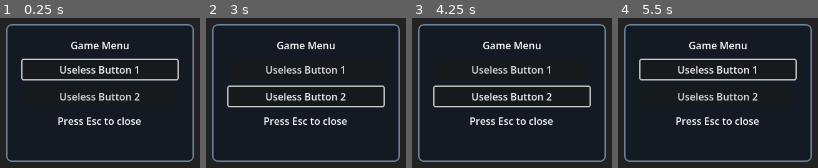
Above: before the commit, frames 1-4 (left to right).
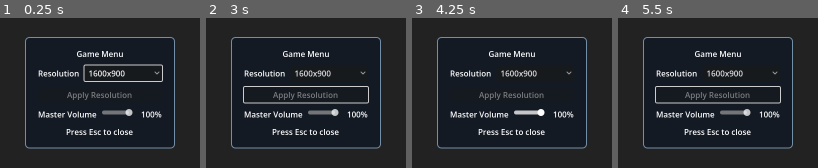
Above: after the commit, the same moments.

Repository: NoeRoberties/Odomat
Game: Godot game, scene res://Scenes/UI/InGameMenu/InGameMenu.tscn
Same seed, same stepped clock (60 frames per second), same inputs: the game is played once before the commit and once after it. This scene is started directly instead of the project's main scene.
Inputs (mouse positions are in pixels of both pictures, inside the frame that each line leads up to):
- Up to frame 1 (0.25 s): no input
- Up to frame 2 (3 s): click (306, 69) at 0.5 s, where only the run before the commit has a clickable "Useless Button 1"; click (330, 73) at 1.25 s, where only the run after the commit has a clickable "1600x900"; click (306, 96) at 2 s, where only the run before the commit has a clickable "Useless Button 2"; tap Enter at 2.75 s; move the mouse to (outside the picture) at 2.77 s; hold D (move_right) from 2.78 s (still down); hold Shift (dash) from 2.78 s (still down)
- Up to frame 3 (4.25 s): tap Space (interact_npc) at 3.5, 3.6 s; move the mouse to (outside the picture) at 3.52 s; release D (move_right) at 3.53 s; release Shift (dash) at 3.53 s; hold S (move_down) from 3.53 s (still down)
- Up to frame 4 (5.5 s): tap Enter at 4.25 s; move the mouse to (outside the picture) at 4.27 s; release S (move_down) at 4.28 s; press the mouse at (outside the picture) at 4.28 s; hold D (move_right) 4.28-5.03 s; tap Space (interact_npc) at 5 s; move the mouse to (outside the picture) at 5.02 s; release the mouse at (outside the picture) at 5.03 s; hold W (move_up) from 5.03 s (still down); tap Shift (dash) at 5.1 s

The runs differ from the first frame. In frame 1, 18% of the frame differs, in the area x 3-97%, y 4-96%; in frame 2, 18%; in frame 3, 17%; in frame 4, 18%.

Commit message:
[ADD] working resolution option in in game menu + [ADD] theoritical working sound volum option in ingame menu

Diff:
--- a/godot-project/odomat/Scenes/UI/InGameMenu/InGameMenu.tscn
+++ b/godot-project/odomat/Scenes/UI/InGameMenu/InGameMenu.tscn
@@ -58,20 +58,53 @@
 text = "Game Menu"
 horizontal_alignment = 1
 
-[node name="ButtonOne" type="Button" parent="CenterContainer/PanelContainer/MarginContainer/VBoxContainer"]
+[node name="ResolutionRow" type="HBoxContainer" parent="CenterContainer/PanelContainer/MarginContainer/VBoxContainer"]
+layout_mode = 2
+theme_override_constants/separation = 10
+
+[node name="ResolutionLabel" type="Label" parent="CenterContainer/PanelContainer/MarginContainer/VBoxContainer/ResolutionRow"]
+layout_mode = 2
+text = "Resolution"
+
+[node name="ResolutionSelector" type="OptionButton" parent="CenterContainer/PanelContainer/MarginContainer/VBoxContainer/ResolutionRow"]
 unique_name_in_owner = true
 layout_mode = 2
-text = "Useless Button 1"
+size_flags_horizontal = 3
 
-[node name="ButtonTwo" type="Button" parent="CenterContainer/PanelContainer/MarginContainer/VBoxContainer"]
+[node name="ApplyResolutionButton" type="Button" parent="CenterContainer/PanelContainer/MarginContainer/VBoxContainer"]
 unique_name_in_owner = true
 layout_mode = 2
-text = "Useless Button 2"
+text = "Apply Resolution"
+
+[node name="VolumeRow" type="HBoxContainer" parent="CenterContainer/PanelContainer/MarginContainer/VBoxContainer"]
+layout_mode = 2
+theme_override_constants/separation = 10
+
+[node name="VolumeLabel" type="Label" parent="CenterContainer/PanelContainer/MarginContainer/VBoxContainer/VolumeRow"]
+layout_mode = 2
+text = "Master Volume"
+
+[node name="VolumeSlider" type="HSlider" parent="CenterContainer/PanelContainer/MarginContainer/VBoxContainer/VolumeRow"]
+unique_name_in_owner = true
+layout_mode = 2
+size_flags_horizontal = 3
+min_value = 0.0
+max_value = 100.0
+step = 1.0
+value = 100.0
+
+[node name="VolumeValueLabel" type="Label" parent="CenterContainer/PanelContainer/MarginContainer/VBoxContainer/VolumeRow"]
+unique_name_in_owner = true
+layout_mode = 2
+text = "100%"
+custom_minimum_size = Vector2(48, 0)
+horizontal_alignment = 2
 
 [node name="Hint" type="Label" parent="CenterContainer/PanelContainer/MarginContainer/VBoxContainer"]
 layout_mode = 2
 text = "Press Esc to close"
 horizontal_alignment = 1
 
-[connection signal="pressed" from="CenterContainer/PanelContainer/MarginContainer/VBoxContainer/ButtonOne" to="." method="_on_button_one_pressed"]
-[connection signal="pressed" from="CenterContainer/PanelContainer/MarginContainer/VBoxContainer/ButtonTwo" to="." method="_on_button_two_pressed"]
+[connection signal="item_selected" from="CenterContainer/PanelContainer/MarginContainer/VBoxContainer/ResolutionRow/ResolutionSelector" to="." method="_on_resolution_selector_item_selected"]
+[connection signal="pressed" from="CenterContainer/PanelContainer/MarginContainer/VBoxContainer/ApplyResolutionButton" to="." method="_on_apply_resolution_button_pressed"]
+[connection signal="value_changed" from="CenterContainer/PanelContainer/MarginContainer/VBoxContainer/VolumeRow/VolumeSlider" to="." method="_on_volume_slider_value_changed"]
--- a/godot-project/odomat/Scripts/UI/InGameMenu/in_game_menu.gd
+++ b/godot-project/odomat/Scripts/UI/InGameMenu/in_game_menu.gd
@@ -1,11 +1,30 @@
 extends CanvasLayer
 
-@onready var _first_button: Button = %ButtonOne
+const SUPPORTED_RESOLUTIONS: Array[Vector2i] = [
+	Vector2i(1280, 720),
+	Vector2i(1366, 768),
+	Vector2i(1600, 900),
+	Vector2i(1920, 1080),
+]
+
+@onready var _resolution_selector: OptionButton = %ResolutionSelector
+@onready var _apply_button: Button = %ApplyResolutionButton
+@onready var _volume_slider: HSlider = %VolumeSlider
+@onready var _volume_value_label: Label = %VolumeValueLabel
+
+var _pending_resolution: Vector2i
+var _master_bus_index: int = 0
 
 
 func _ready() -> void:
 	GameState.current_state = GameState.GameState.MENU
-	_first_button.grab_focus()
+	_master_bus_index = AudioServer.get_bus_index("Master")
+	_populate_resolutions()
+	_select_current_resolution()
+	_pending_resolution = SUPPORTED_RESOLUTIONS[_resolution_selector.selected]
+	_update_apply_button_state()
+	_sync_volume_ui()
+	_resolution_selector.grab_focus()
 
 
 func _input(event: InputEvent) -> void:
@@ -19,8 +38,67 @@
 	queue_free()
 
 
-func _on_button_one_pressed() -> void:
-	pass
+func _populate_resolutions() -> void:
+	_resolution_selector.clear()
+	for resolution: Vector2i in SUPPORTED_RESOLUTIONS:
+		_resolution_selector.add_item("%dx%d" % [resolution.x, resolution.y])
+
+
+func _select_current_resolution() -> void:
+	var current_size: Vector2i = get_window().size
+	for i in SUPPORTED_RESOLUTIONS.size():
+		if SUPPORTED_RESOLUTIONS[i] == current_size:
+			_resolution_selector.select(i)
+			return
+	_resolution_selector.select(0)
+
+
+func _update_apply_button_state() -> void:
+	_apply_button.disabled = (_pending_resolution == get_window().size)
+
+
+func _sync_volume_ui() -> void:
+	var current_volume_db := AudioServer.get_bus_volume_db(_master_bus_index)
+	var current_volume_percent := clampi(int(round(remap(current_volume_db, -80.0, 0.0, 0.0, 100.0))), 0, 100)
+	_volume_slider.value = current_volume_percent
+	_volume_value_label.text = "%d%%" % current_volume_percent
+
+
+func _apply_resolution(resolution: Vector2i) -> void:
+	print("Applying resolution: ", resolution)
+	var window_id := DisplayServer.MAIN_WINDOW_ID
+	DisplayServer.window_set_mode(DisplayServer.WINDOW_MODE_WINDOWED, window_id)
+	DisplayServer.window_set_size(resolution, window_id)
+
+	var window := get_window()
+	window.size = resolution
+
+	var screen := DisplayServer.window_get_current_screen(window_id)
+	var usable_rect: Rect2i = DisplayServer.screen_get_usable_rect(screen)
+	window.position = usable_rect.position + (usable_rect.size - resolution) / 2
+
+	# Keep project window defaults aligned with the latest selected resolution.
+	ProjectSettings.set_setting("display/window/size/viewport_width", resolution.x)
+	ProjectSettings.set_setting("display/window/size/viewport_height", resolution.y)
+
+
+func _on_resolution_selector_item_selected(index: int) -> void:
+	if index < 0 or index >= SUPPORTED_RESOLUTIONS.size():
+		return
+	_pending_resolution = SUPPORTED_RESOLUTIONS[index]
+	_update_apply_button_state()
+
+
+func _on_apply_resolution_button_pressed() -> void:
+	_apply_resolution(_pending_resolution)
+	_update_apply_button_state()
+
+
+func _on_volume_slider_value_changed(value: float) -> void:
+	var clamped_value := clampf(value, 0.0, 100.0)
+	var volume_db := remap(clamped_value, 0.0, 100.0, -80.0, 0.0)
+	AudioServer.set_bus_volume_db(_master_bus_index, volume_db)
+	_volume_value_label.text = "%d%%" % int(round(clamped_value))
 
 
 func _on_button_two_pressed() -> void:
--- a/godot-project/odomat/project.godot
+++ b/godot-project/odomat/project.godot
@@ -22,8 +22,8 @@
 
 [display]
 
-window/size/viewport_width=1280
-window/size/viewport_height=720
+window/size/viewport_width=1600
+window/size/viewport_height=900
 
 [editor]
 
